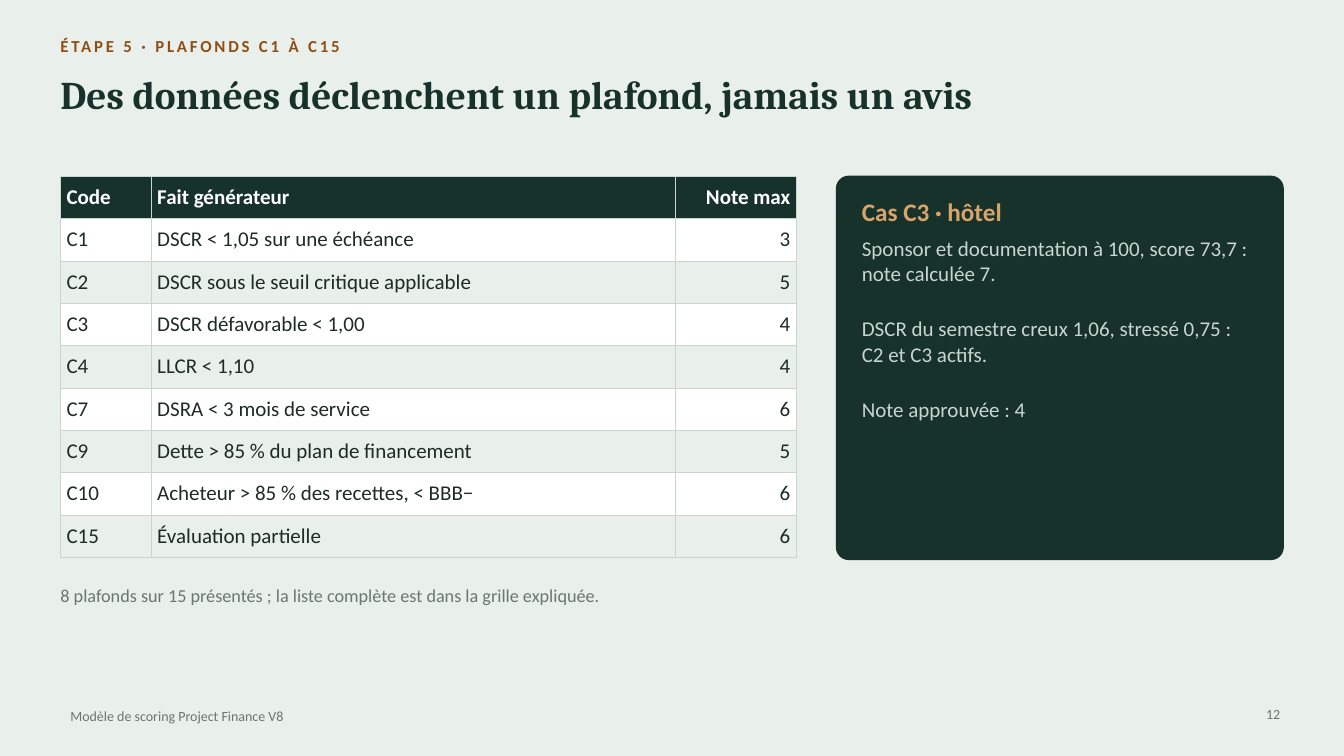
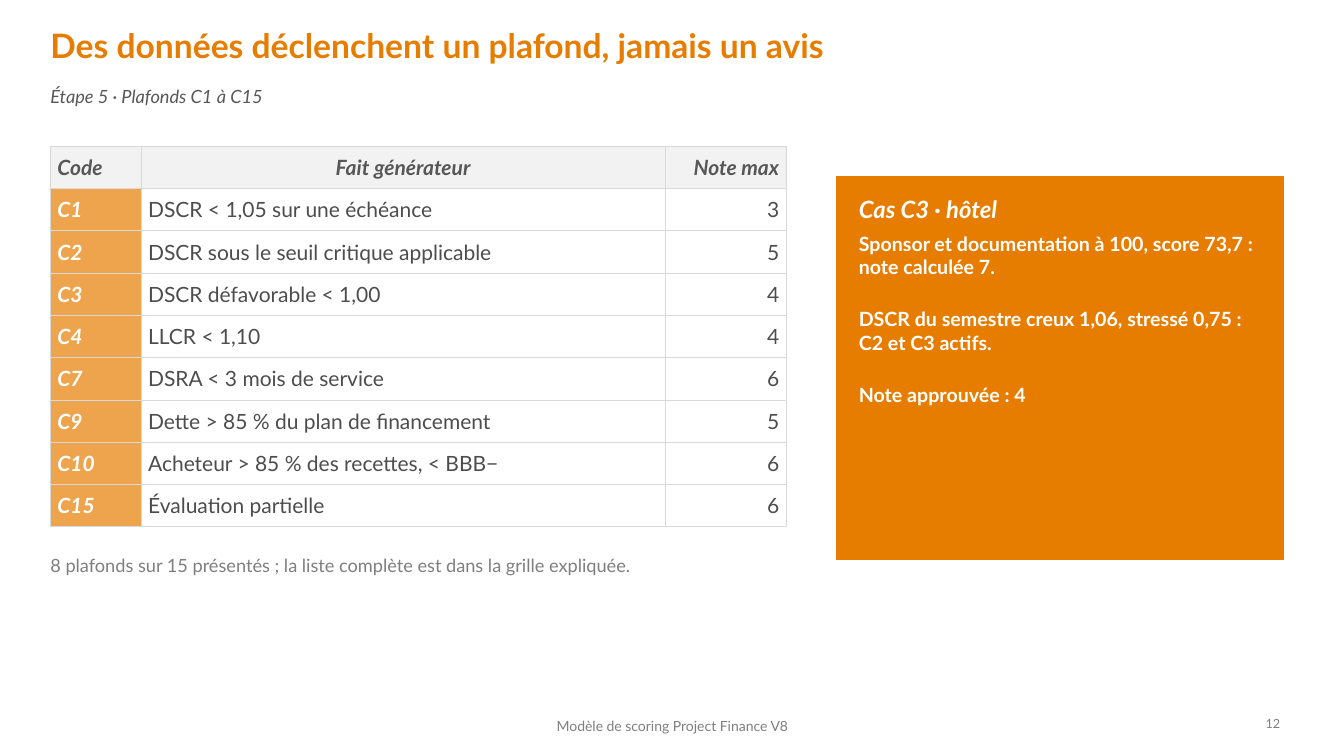
Before and after one commit to tariqeddoumi/pf-scoring-v7claude, a slide deck: slide 12 of docs/outil-excel/Presentation_scoring_PF_V8.pptx. Drawn at 1344x756 pixels with LibreOffice and Linux fonts; fonts in the diff are those of the drawing. Boxes give left, top, right and bottom in pixels: in the first picture for what was removed or moved away, otherwise in the second. Text is boxed around its words. In the diff, an @@ line names an element or a change of style, - is before the commit and + after.

```diff
--- a/docs/outil-excel/Presentation_scoring_PF_V8.pptx
+++ b/docs/outil-excel/Presentation_scoring_PF_V8.pptx
@@ background #E9EFEA to #FFFFFF @@
@@ title "Des données déclenchent un plafond, ...": place and size @@
-title "Des données déclenchent un plafond, ..." at box(60, 81, 972, 118)
+title "Des données déclenchent un plafond, ..." at box(50, 33, 824, 64)
@@ title "Des données déclenchent un plafond, ..." at box(50, 33, 824, 64): size 28 to 24 pt, font Cambria to Lato, text colour #17322A to #E67D00 @@
@@ text at box(50, 88, 262, 106): text changed; size 12 to 13 pt; font Calibri to Lato; text colour #8F4E16 to #575757; bold off; italic on @@
-ÉTAPE 5 · PLAFONDS C1 À C15
+Étape 5 · Plafonds C1 à C15
@@ table at box(50, 146, 786, 521) @@
@@ fill #17322A to #F2F2F2 in row 1 @@
@@ fill #FFFFFF to #EDA44C in 4 cells @@
@@ fill #E9EFEA to #EDA44C in 4 cells @@
@@ fill #E9EFEA to #FFFFFF in 8 cells @@
@@ font Calibri to Lato @@
@@ text colour #FFFFFF to #575757 in "Code", "Fait générateur", "Note max" @@
@@ italic on in "Code", "Fait générateur", "Note max", "C1" and 7 more places @@
@@ text colour #1E2B26 to #FFFFFF, bold on in "C1", "C2", "C3", "C4" and 4 more places @@
@@ text colour #1E2B26 to #4D4D4D in "DSCR < 1,05 sur une échéance", "3", "DSCR sous le seuil critique applicable", "5" and 12 more places @@
@@ alignment left to centre @@
@@ borders changed @@
@@ table: place and size @@
-table at box(60, 176, 797, 551)
+table at box(50, 146, 786, 521)
@@ rectangle at box(837, 176, 1284, 560): rounded rectangle to rectangle; fill #17322A to #E67D00; outline #17322A 1 pt to #E67D00 1 pt @@
@@ text "Cas C3 · hôtel" at box(859, 200, 1243, 406): size 18 to 17 pt, text colour #D9A46A to #FFFFFF, italic on in "Cas C3 · hôtel"; font Calibri to Lato, size 15 to 14 pt, text colour #C9D6CF to #FFFFFF, bold on @@
@@ text "8 plafonds sur 15 présentés ...": place and size @@
-text "8 plafonds sur 15 présentés ..." at box(60, 589, 599, 605)
+text "8 plafonds sur 15 présentés ..." at box(50, 558, 630, 575)
@@ text "8 plafonds sur 15 présentés ..." at box(50, 558, 630, 575): font Calibri to Lato, text colour #6B7671 to #7F7F7F @@
@@ text "Modèle de scoring Project Finance ...": place and size @@
-text "Modèle de scoring Project Finance ..." at box(70, 711, 283, 724)
+text "Modèle de scoring Project Finance ..." at box(557, 720, 789, 734)
@@ text "Modèle de scoring Project Finance ..." at box(557, 720, 789, 734): font Calibri to Lato, text colour #6B7671 to #7F7F7F; alignment left to centre @@
@@ page number: place and size @@
-page number at box(1266, 710, 1280, 719)
+page number at box(1266, 719, 1281, 728)
@@ page number at box(1266, 719, 1281, 728): size 10 to 9 pt, font Calibri to Lato, text colour #6B7671 to #7F7F7F @@
```
Also in this commit, not shown: 17 other slides changed.
